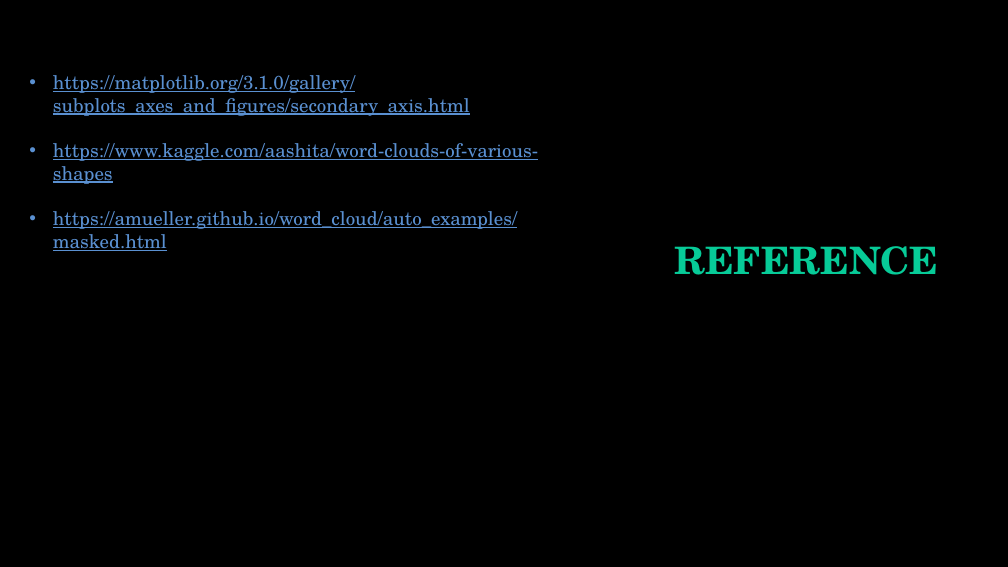
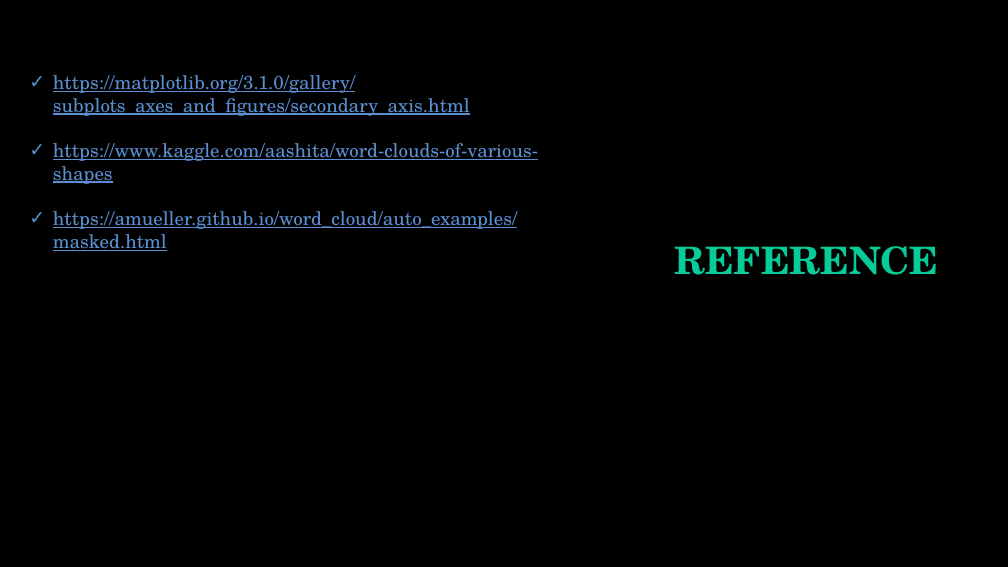
Before and after one commit to vibhutivadje/Text_Mining_Project, a slide deck: slide 22 of Text_Mining_Presentation.pptx. Drawn at 1008x567 pixels with LibreOffice and Linux fonts; fonts in the diff are those of the drawing; background and template pictures are left out. Boxes give left, top, right and bottom in pixels: in the first picture for what was removed or moved away, otherwise in the second. Text is boxed around its words. In the diff, an @@ line names an element or a change of style, - is before the commit and + after.

```diff
--- a/Text_Mining_Presentation.pptx
+++ b/Text_Mining_Presentation.pptx
@@ text "https://matplotlib.org/3.1.0/gallery/subplots_axes_and_figur ..." at bbox=[53, 75, 538, 251]: bullet • to ✓ @@
```
Also in this commit, not shown: 8 other slides changed, 1 other file.
